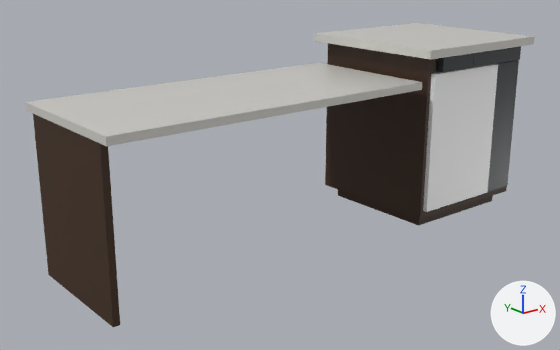
Two versions of the glTF model homeos/frontend/public/static/3d-studio/models/kitchenisland.glb, one commit apart.
One viewpoint serves both versions: a 50 mm camera at (-2.34, -2.73, 1.41) aimed at (-0.12, 0.04, 0.31). The lights are fixed; the arrows at lower right show +X, +Y and +Z. The older version comes first. Where no turn or scale is listed for an object, it has been applied to the vertices.

In view in the first picture: 'material-0-body', 'material-1-top', 'material-2-door', 'material-3-metal', 'material-4-base', 'material-5-leg'.
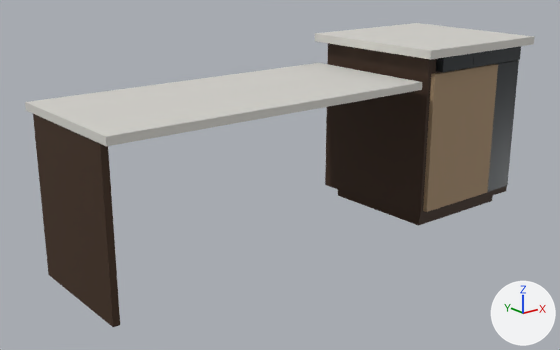
Pixel boxes (x1, y1, x2, y2) of what changed, in the pictures (560 x 350 px):
'material-2-door', recoloured, surface changed (white to beige)
    both: (423, 64, 498, 212)

Diff of the bpy script that builds the scene:
```diff
--- a/homeos/frontend/public/static/3d-studio/models/kitchenisland.glb.py
+++ b/homeos/frontend/public/static/3d-studio/models/kitchenisland.glb.py
@@ mat_material_1_top @@
 mat_material_1_top.metallic = 0.08
-mat_material_1_top.roughness = 0.28
+mat_material_1_top.roughness = 0.66
@@ mat_material_2_door @@
 mat_material_2_door = principled_material('material-2-door')
-mat_material_2_door.base_color = (1.0, 1.0, 1.0)  # white #ffffff
+mat_material_2_door.base_color = (0.38, 0.26, 0.15)  # beige #a68b6c
 mat_material_2_door.metallic = 0.06
-mat_material_2_door.roughness = 0.42
+mat_material_2_door.roughness = 0.72
```
